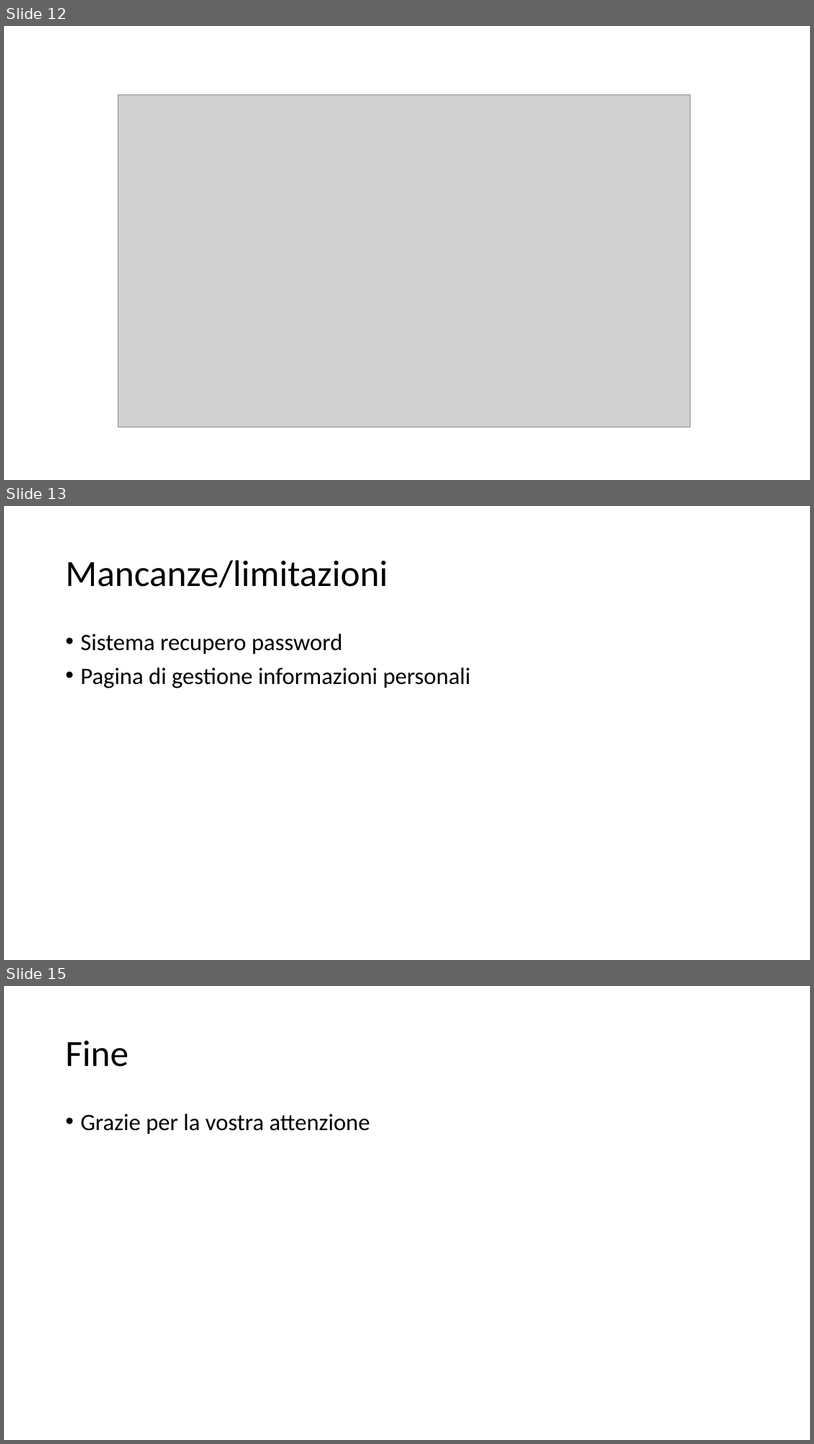
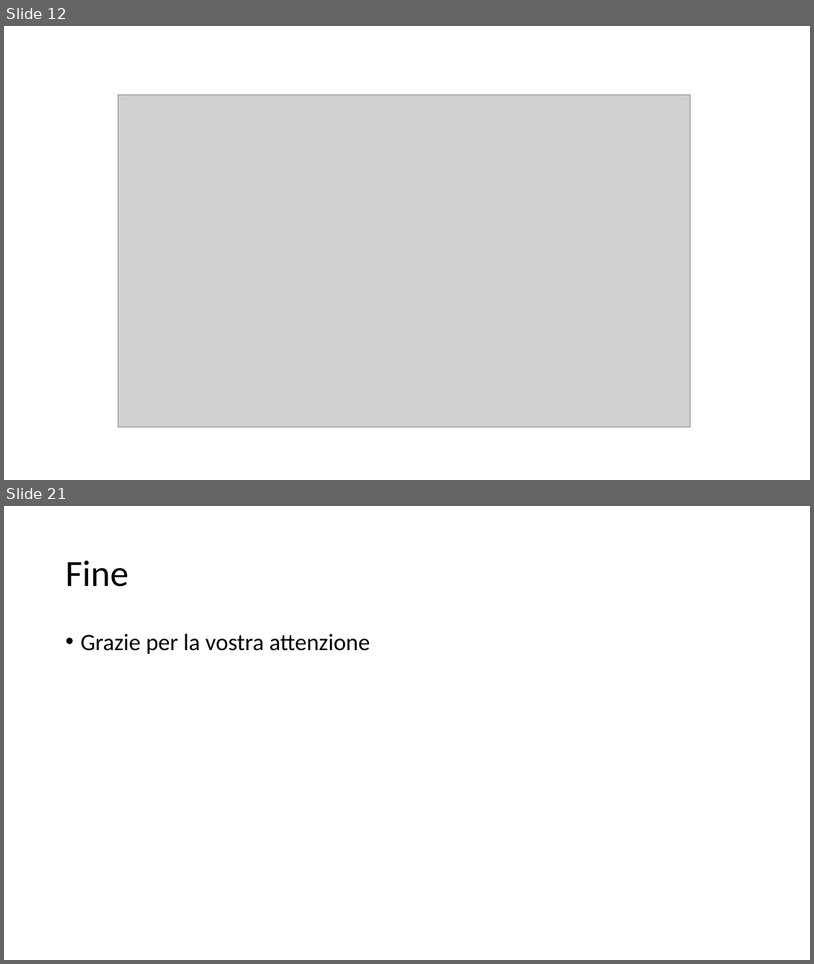
Before and after one commit to bryanbeffa/Knowledge-Base, a slide deck: Presentation/Knowledge Base.pptx. Shown one above the other, each under a label of ours: slides 12, 13 and 15 before the commit, slides 12 and 21 after it; the slides between them are not shown. The pictures are 814x1444 and 814x964 pixels, drawn with LibreOffice and Linux fonts; fonts in the diff are those of the drawing; grey boxes stand for pictures. Boxes give left, top, right and bottom in pixels: in the first picture for what was removed or moved away, otherwise in the second. Text is boxed around its words. In the diff, an @@ line names an element or a change of style, - is before the commit and + after.

```diff
--- a/Presentation/Knowledge Base.pptx
+++ b/Presentation/Knowledge Base.pptx
@@ slide 13 removed at [4, 506, 810, 960], background #FFFFFF @@
@@ title removed at [65, 560, 388, 588] @@
-Mancanze/limitazioni
@@ text removed at [80, 633, 471, 688] @@
-• Sistema recupero password
-• Pagina di gestione informazioni personali
@@ what was slide 15 is now slide 21 @@
```
Also in this commit, not shown: 1 slide changed, 7 slides added.
